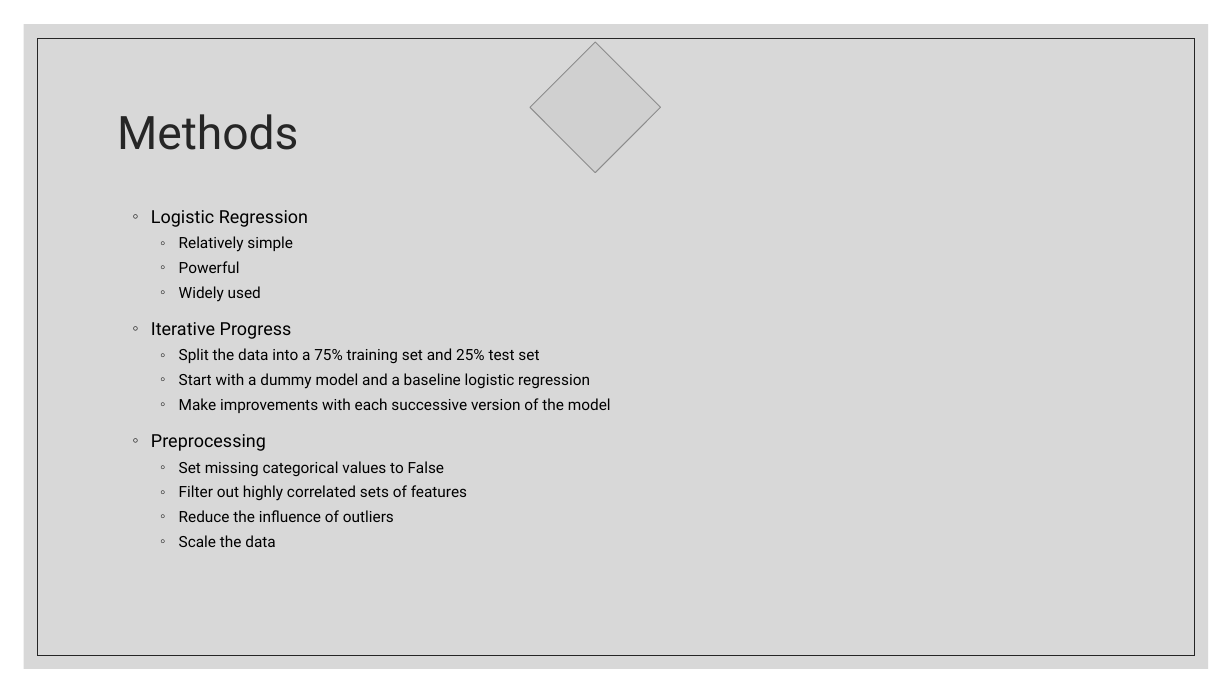
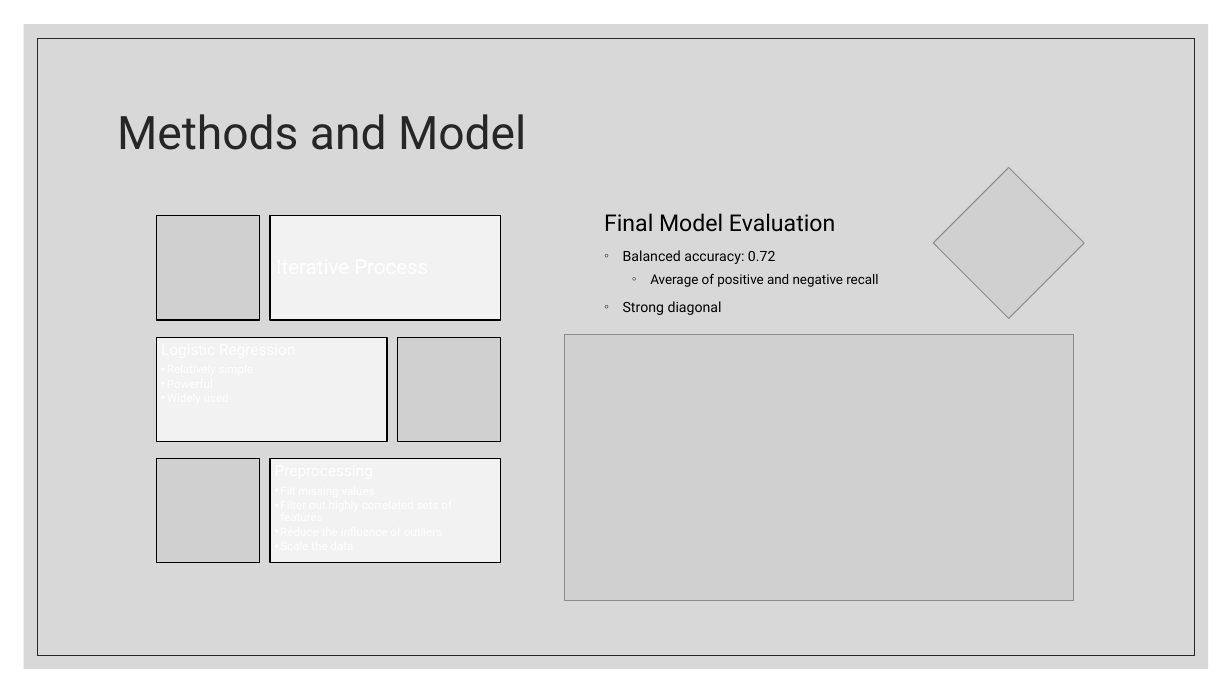
Before and after one commit to ndgigliotti/dsc-phase-3-project, a slide deck: slide 5 of presentation/predicting_bank_telemarketing_sales.pptx. Drawn at 1232x693 pixels with LibreOffice and Linux fonts; fonts in the diff are those of the drawing; grey boxes stand for pictures. Boxes give left, top, right and bottom in pixels: in the first picture for what was removed or moved away, otherwise in the second. Text is boxed around its words. In the diff, an @@ line names an element or a change of style, - is before the commit and + after.

```diff
--- a/presentation/predicting_bank_telemarketing_sales.pptx
+++ b/presentation/predicting_bank_telemarketing_sales.pptx
@@ title at bbox=[117, 114, 526, 150]: text changed @@
-Methods
+Methods and Model
@@ picture: place and size @@
-picture at bbox=[530, 42, 661, 173]
+picture at bbox=[933, 167, 1085, 319]
@@ text removed at bbox=[151, 210, 611, 547] @@
-◦ Logistic Regression
-  ◦ Relatively simple
-  ◦ Powerful
-  ◦ Widely used
-◦ Iterative Progress
-  ◦ Split the data into a 75% training set and 25% test set
-  ◦ Start with a dummy model and a baseline logistic regression
-  ◦ Make improvements with each successive version of the model
-◦ Preprocessing
-  ◦ Set missing categorical values to False
-  ◦ Filter out highly correlated sets of features
-  ◦ Reduce the influence of outliers
-  ◦ Scale the data
@@ text added at bbox=[604, 213, 878, 315], 11 pt, text #000000 @@
+Final Model Evaluation
+◦ Balanced accuracy: 0.72
+  ◦ Average of positive and negative recall
+◦ Strong diagonal
@@ picture added at bbox=[565, 335, 1074, 601] @@
@@ group added at bbox=[156, 216, 501, 563]: 3 rectangles, 3 pictures @@
```
Also in this commit, not shown: 9 other slides changed, 1 slide added, 1 other file.
